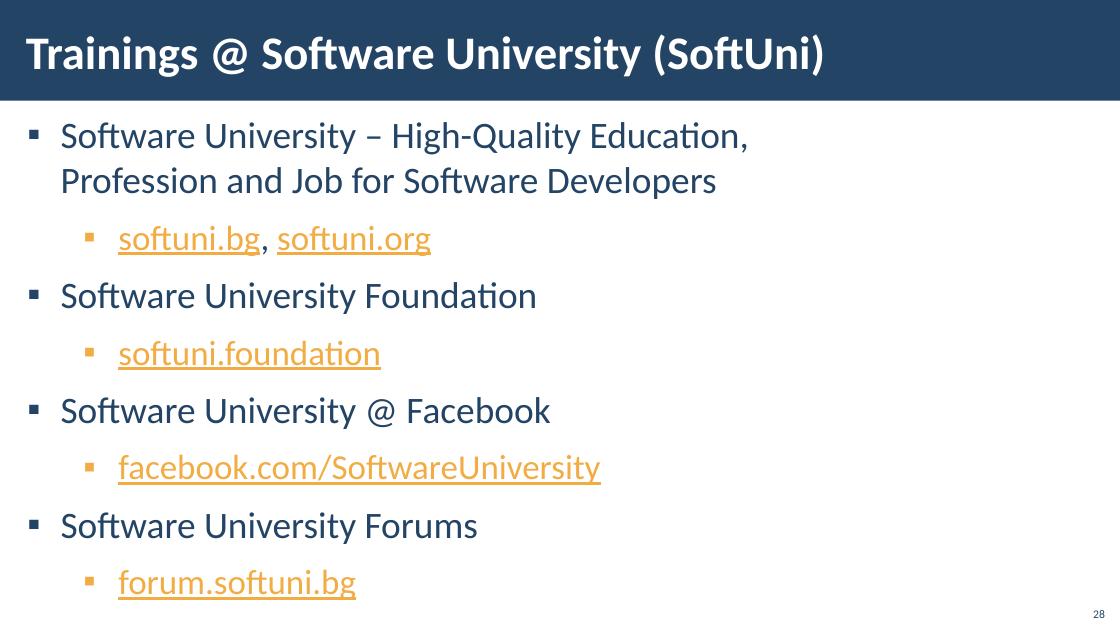
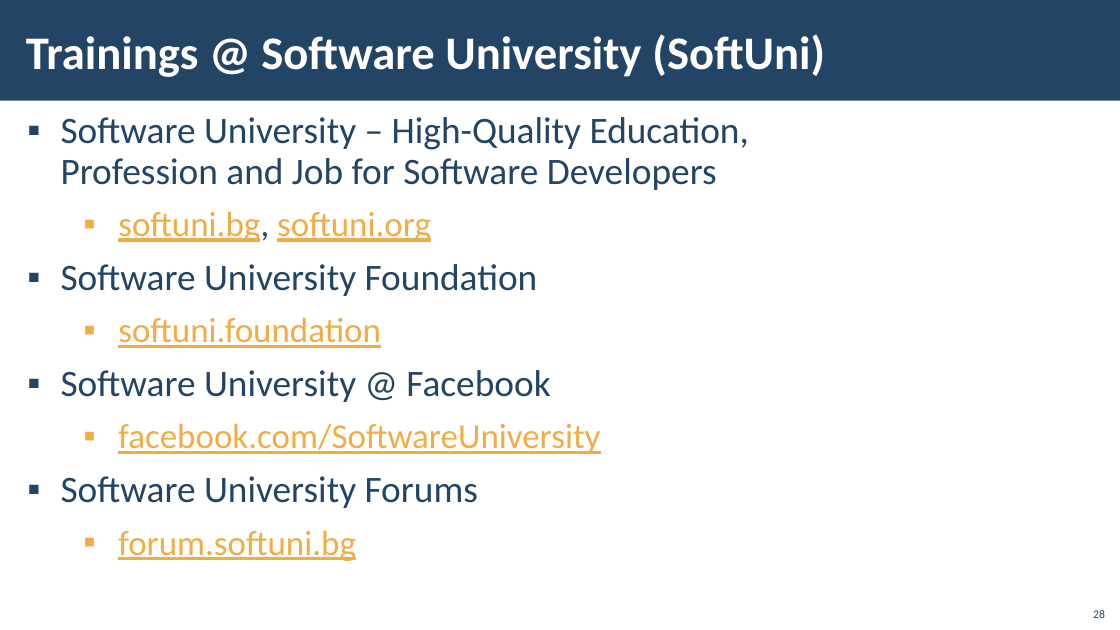
Before and after one commit to karolinanikolova/SoftUni-Software-Engineering, a slide deck: slide 28 of 3-Python-Advanced/Course-Materials/01-Lists-as-Stacks-and-Queues.pptx. Drawn at 1120x630 pixels with LibreOffice and Linux fonts; fonts in the diff are those of the drawing; background and template pictures are left out. Boxes give left, top, right and bottom in pixels: in the first picture for what was removed or moved away, otherwise in the second. Text is boxed around its words. In the diff, an @@ line names an element or a change of style, - is before the commit and + after.

```diff
--- a/3-Python-Advanced/Course-Materials/01-Lists-as-Stacks-and-Queues.pptx
+++ b/3-Python-Advanced/Course-Materials/01-Lists-as-Stacks-and-Queues.pptx
@@ text "Software University – High-Quality Education, ..." at bbox=[61, 117, 749, 561]: line spacing 1 to 0.9 @@
```
Also in this commit, not shown: 1 slide added, 32 other files.
